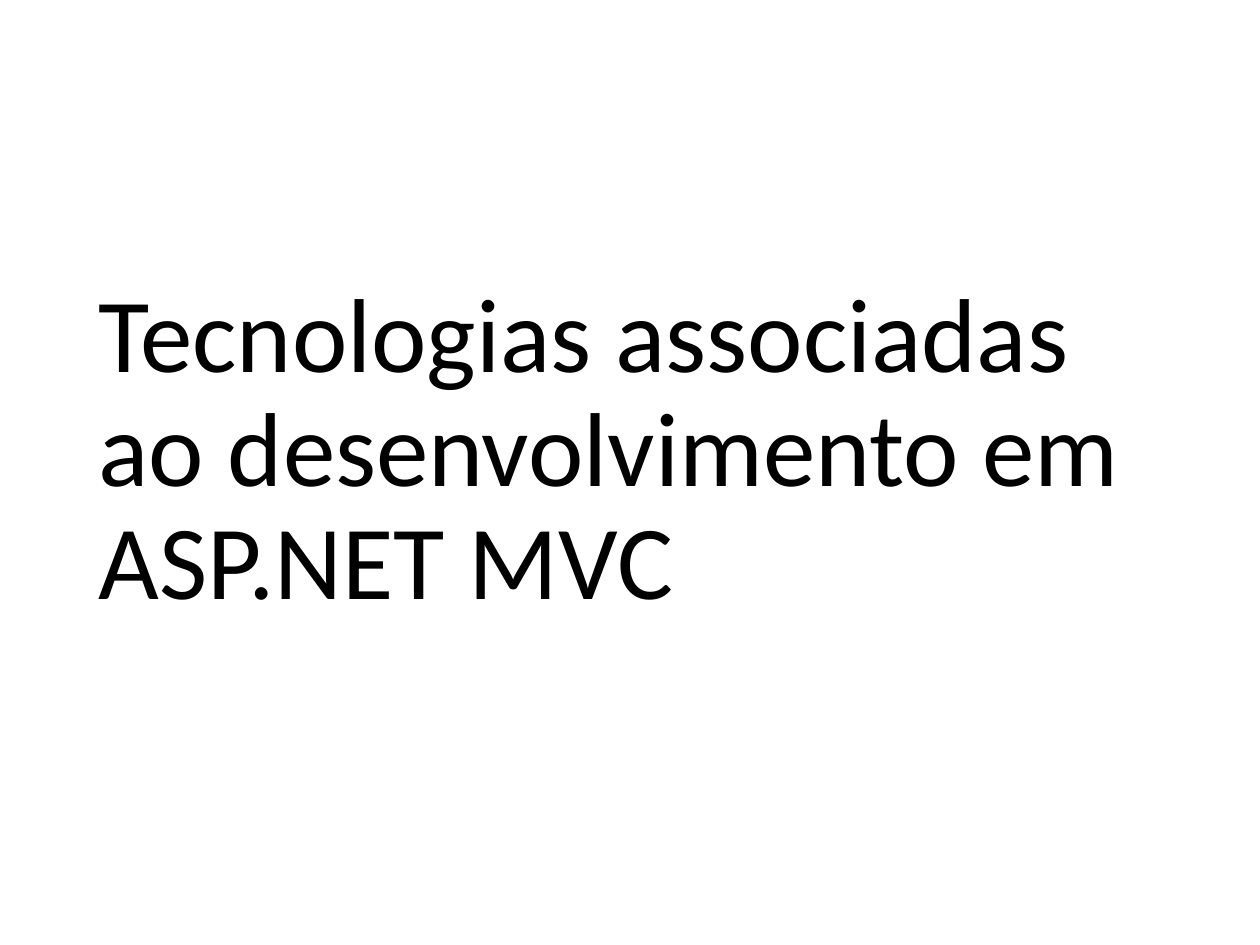
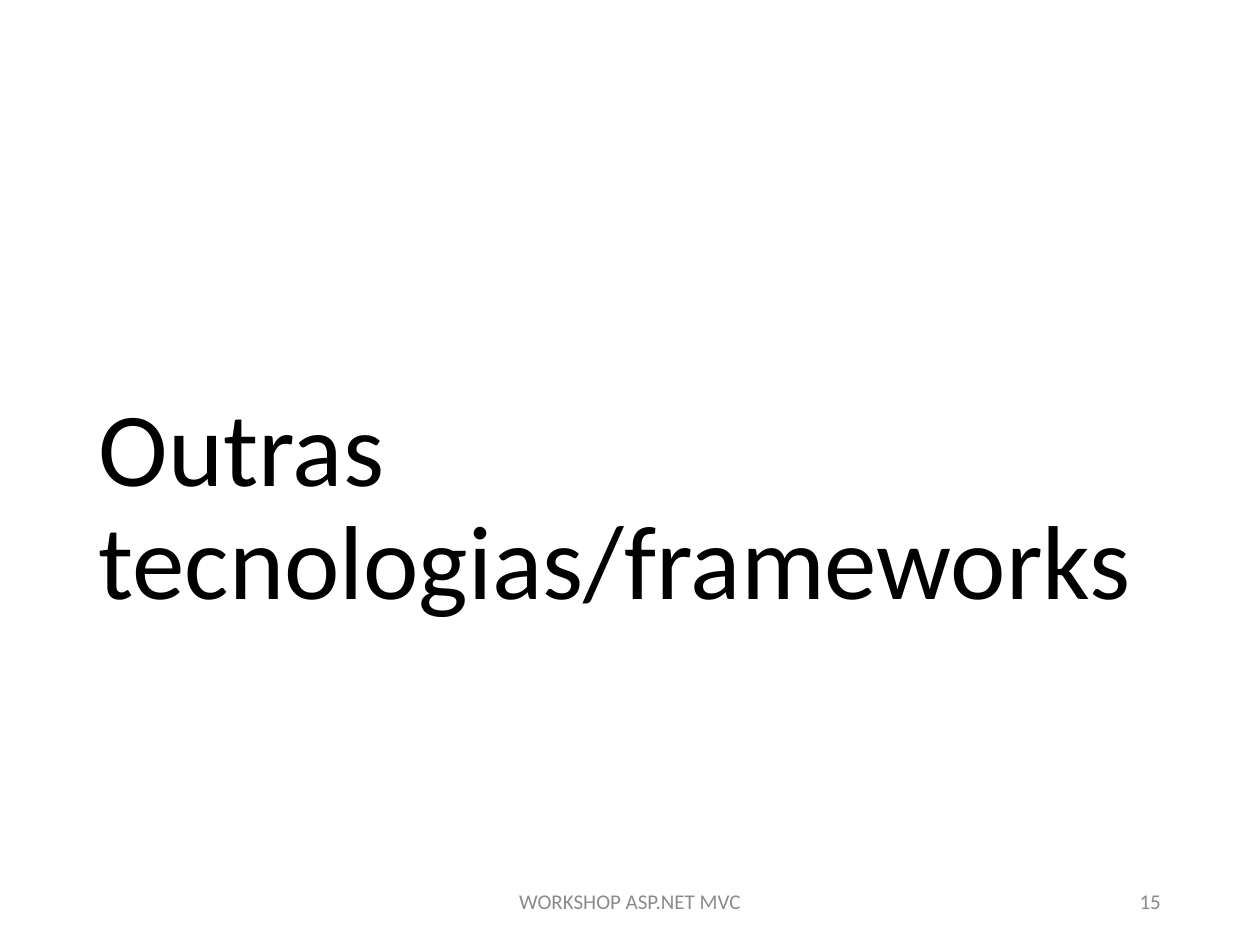
Before and after one commit to MiguelCosta/aspnet-workshop, a slide deck: slide 15 of ppt/aspnet-workshop.pptx. Drawn at 1260x945 pixels with LibreOffice and Linux fonts; fonts in the diff are those of the drawing. Boxes give left, top, right and bottom in pixels: in the first picture for what was removed or moved away, otherwise in the second. Text is boxed around its words. In the diff, an @@ line names an element or a change of style, - is before the commit and + after.

```diff
--- a/ppt/aspnet-workshop.pptx
+++ b/ppt/aspnet-workshop.pptx
@@ title at box(99, 418, 1131, 617): text changed @@
-Tecnologias associadas ao desenvolvimento em ASP.NET MVC
+Outras tecnologias/frameworks
@@ text added at box(519, 895, 741, 909), 12 pt, text #8C8C8C @@
+WORKSHOP ASP.NET MVC
@@ page number added at box(1140, 895, 1161, 909), 12 pt, text #8C8C8C @@
+15
```
Also in this commit, not shown: 15 other slides changed, 4 slides added, 3 slides removed.
